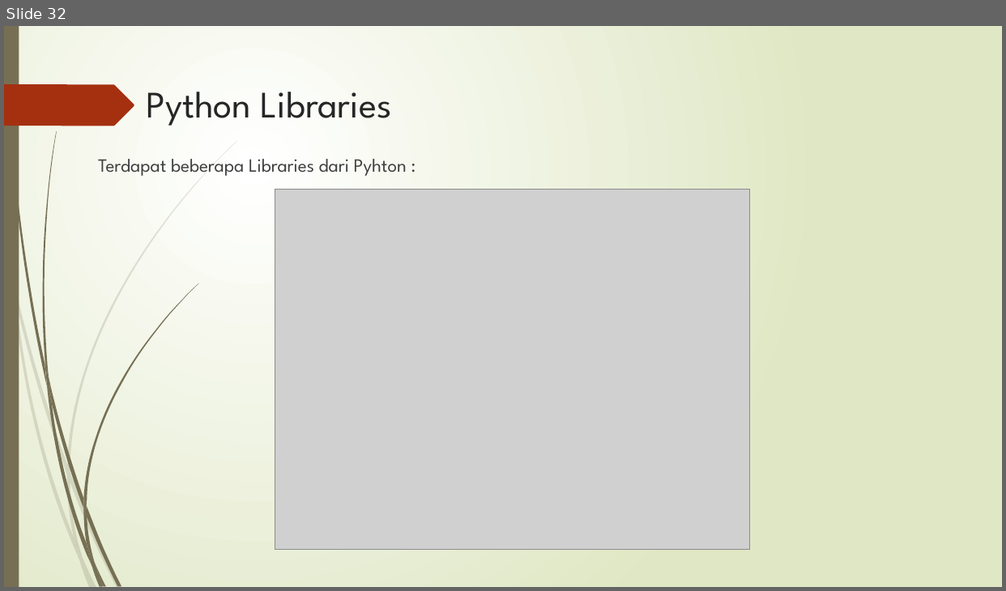
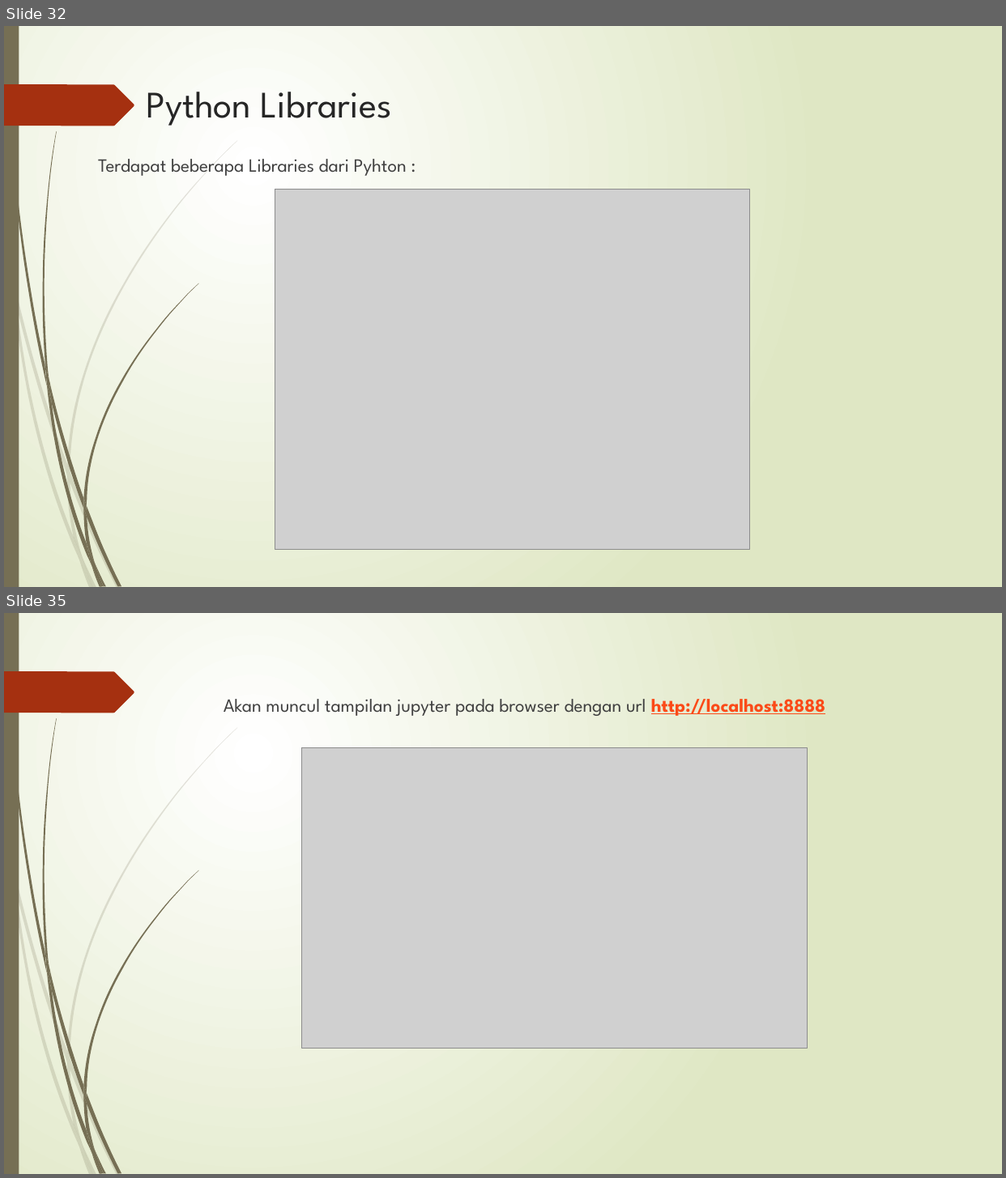
Before and after one commit to givaldonovel/Pengantar-Deep-Learning, a slide deck: Tugas 1/basic python.pptx. Shown one above the other, each under a label of ours: slide 32 before the commit, slides 32 and 35 after it; the slides between them are not shown. The pictures are 1006x591 and 1006x1178 pixels, drawn with LibreOffice and Linux fonts; fonts in the diff are those of the drawing; grey boxes stand for pictures. Boxes give left, top, right and bottom in pixels: in the first picture for what was removed or moved away, otherwise in the second. Text is boxed around its words. In the diff, an @@ line names an element or a change of style, - is before the commit and + after.

```diff
--- a/Tugas 1/basic python.pptx
+++ b/Tugas 1/basic python.pptx
@@ slide 35 added at <box>4,613,1002,1174</box>, background gradient #FFFFFF to #DFE8C4; not listed: 24 template elements that a slide beside it also shows @@
@@ text added at <box>224,699,825,716</box>, 18 pt, text #404040 @@
+Akan muncul tampilan jupyter pada browser dengan url http://localhost:8888
@@ picture added at <box>302,747,808,1049</box> @@
```
Also in this commit, not shown: 4 other slides added.
